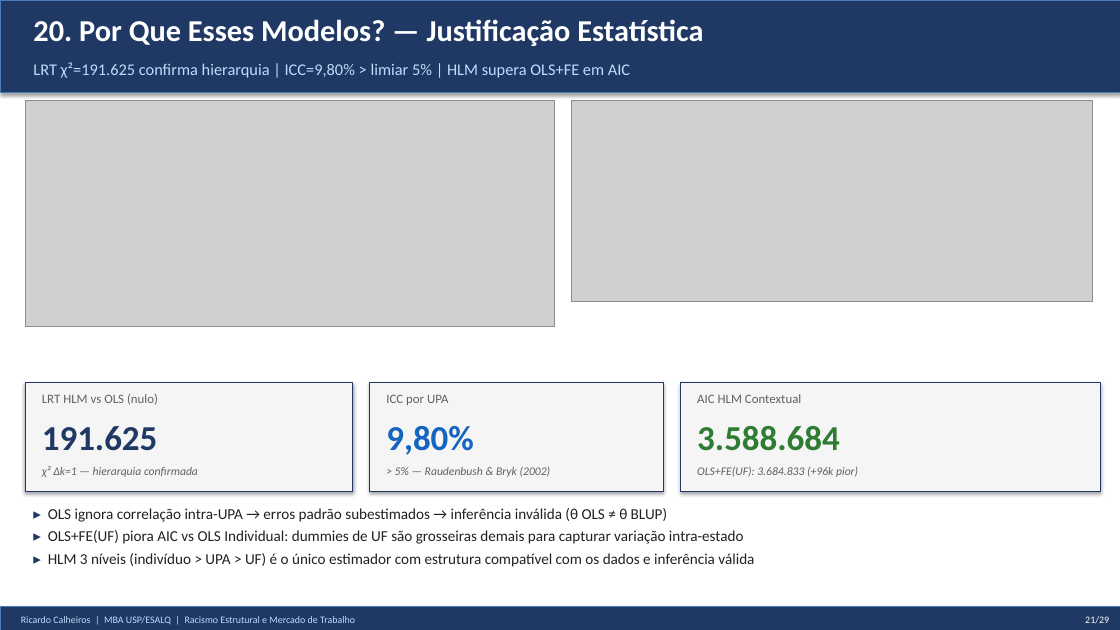
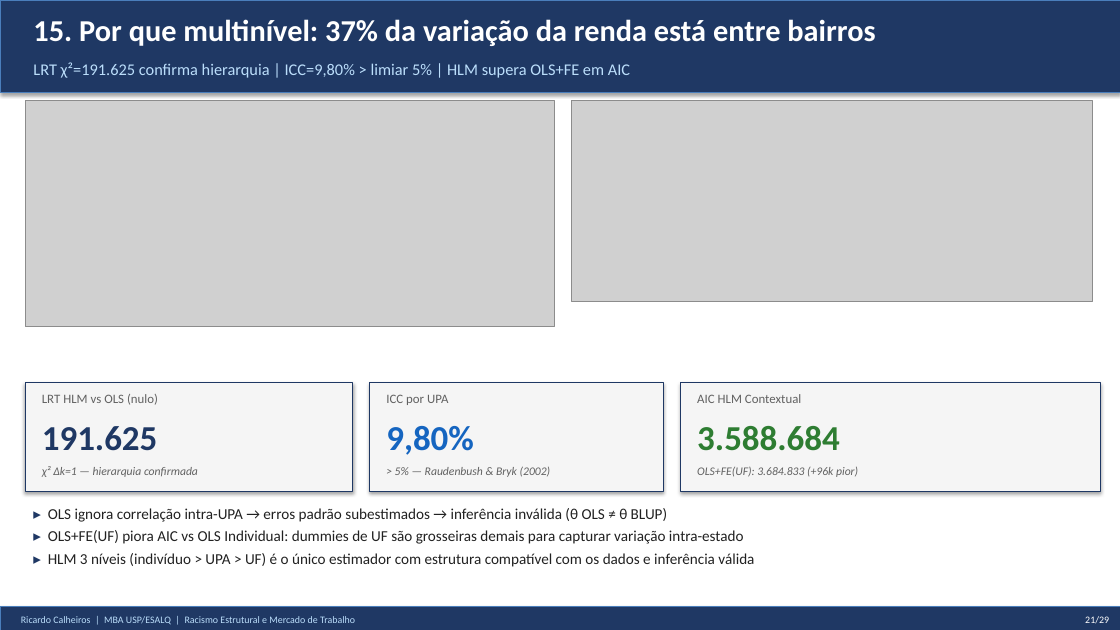
Before and after one commit to rickinrj-ux/ProjetoRacismoPNAD, a slide deck: slide 16 of entregaveis/apresentacao_tcc.pptx. Drawn at 1120x630 pixels with LibreOffice and Linux fonts; fonts in the diff are those of the drawing; grey boxes stand for pictures. Boxes give left, top, right and bottom in pixels: in the first picture for what was removed or moved away, otherwise in the second. Text is boxed around its words. In the diff, an @@ line names an element or a change of style, - is before the commit and + after.

```diff
--- a/entregaveis/apresentacao_tcc.pptx
+++ b/entregaveis/apresentacao_tcc.pptx
@@ text at <box>33,19,875,46</box>: text changed @@
-20. Por Que Esses Modelos? — Justificação Estatística
+15. Por que multinível: 37% da variação da renda está entre bairros
```
Also in this commit, not shown: 18 other slides changed, 15 other files.
